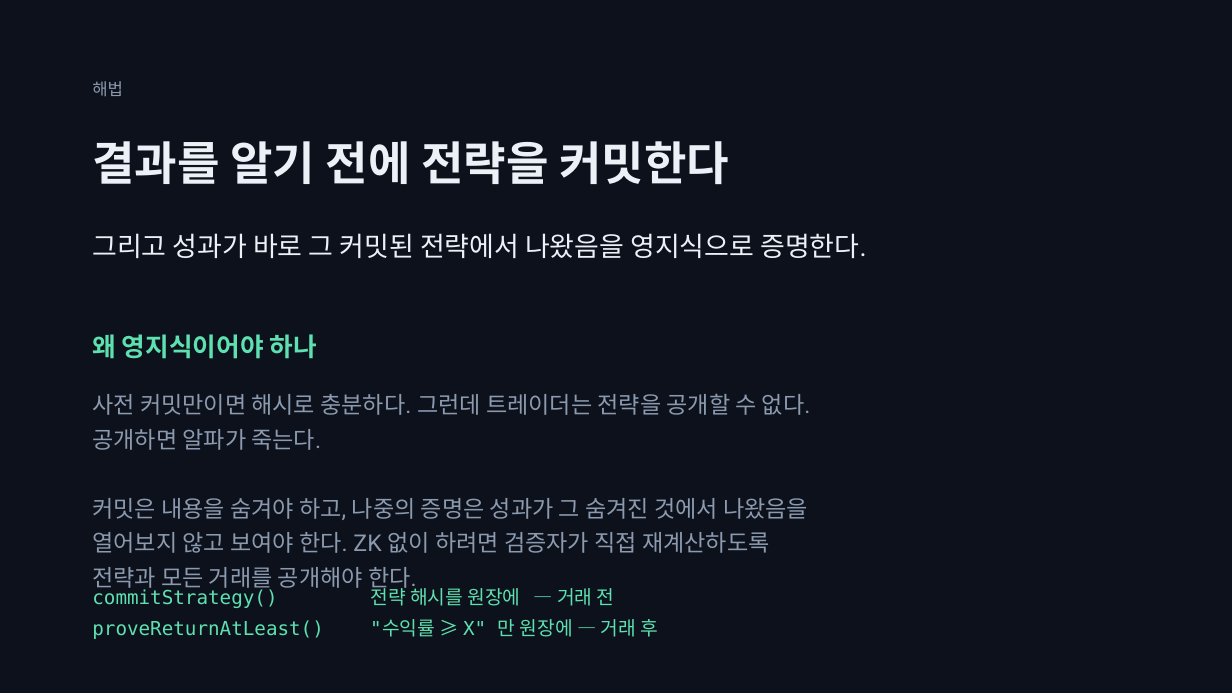
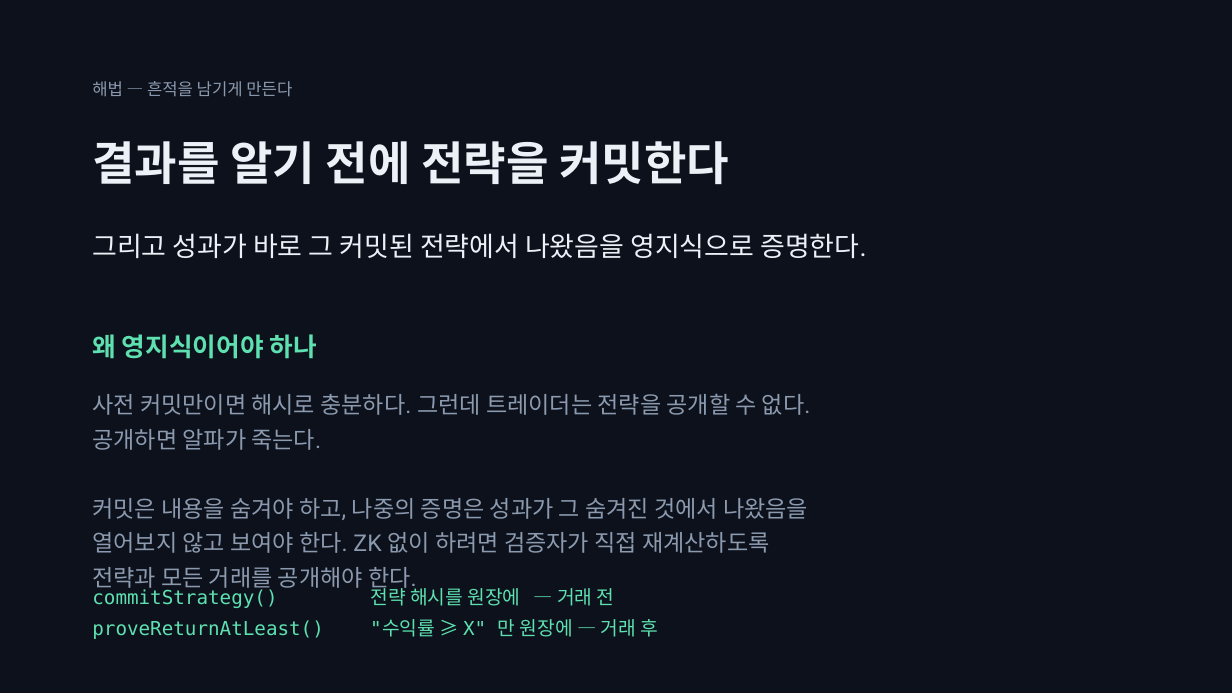
Before and after one commit to SeoDongOk/proof-of-track-record, a slide deck: slide 7 of deck/proof-of-track-record.pptx (slide 5 before the commit). Drawn at 1232x693 pixels with LibreOffice and Linux fonts; fonts in the diff are those of the drawing. Boxes give left, top, right and bottom in pixels: in the first picture for what was removed or moved away, otherwise in the second. Text is boxed around its words. In the diff, an @@ line names an element or a change of style, - is before the commit and + after.

```diff
--- a/deck/proof-of-track-record.pptx
+++ b/deck/proof-of-track-record.pptx
@@ text at (92, 81, 292, 97): text changed @@
-해법
+해법 — 흔적을 남기게 만든다
```
Also in this commit, not shown: 2 slides added, 2 other files.
